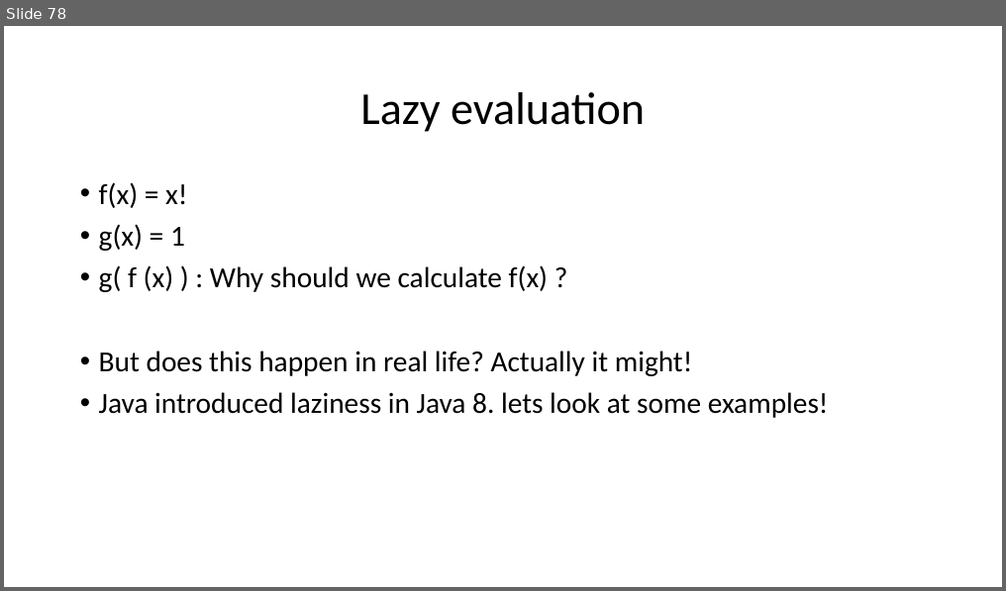
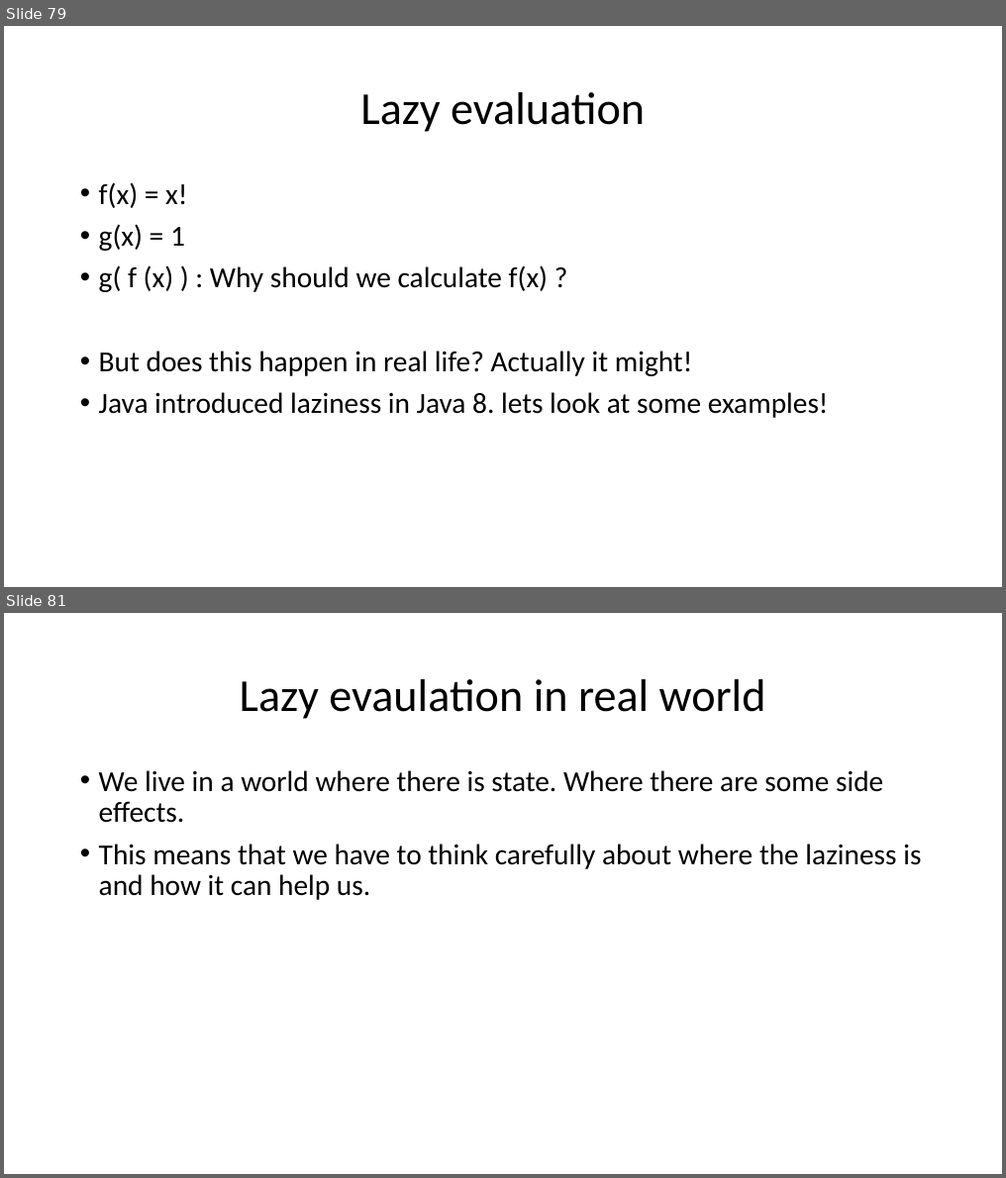
Before and after one commit to aludkiewicz/comparativefunc, a slide deck: presentation.pptx. Shown one above the other, each under a label of ours: slide 78 before the commit, slides 79 and 81 after it; the slides between them are not shown. The pictures are 1006x591 and 1006x1178 pixels, drawn with LibreOffice and Linux fonts; fonts in the diff are those of the drawing. Boxes give left, top, right and bottom in pixels: in the first picture for what was removed or moved away, otherwise in the second. Text is boxed around its words. In the diff, an @@ line names an element or a change of style, - is before the commit and + after.

```diff
--- a/presentation.pptx
+++ b/presentation.pptx
@@ slide 81 added at (4, 613, 1002, 1174), background #FFFFFF @@
@@ title added at (240, 679, 766, 719), 44 pt, text #000000 @@
+Lazy evaulation in real world
@@ text added at (99, 770, 921, 900), 28 pt, text #000000 @@
+• We live in a world where there is state. Where there are some side effects.
+• This means that we have to think carefully about where the laziness is and how it can help us.
@@ what was slide 78 is now slide 79 @@
```
Also in this commit, not shown: 8 slides changed, 3 other slides added.
